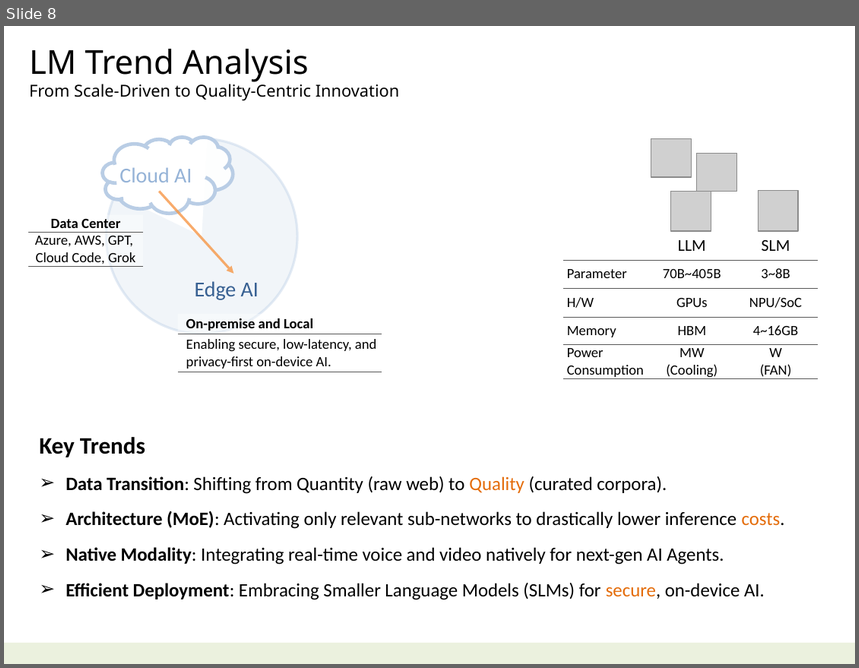
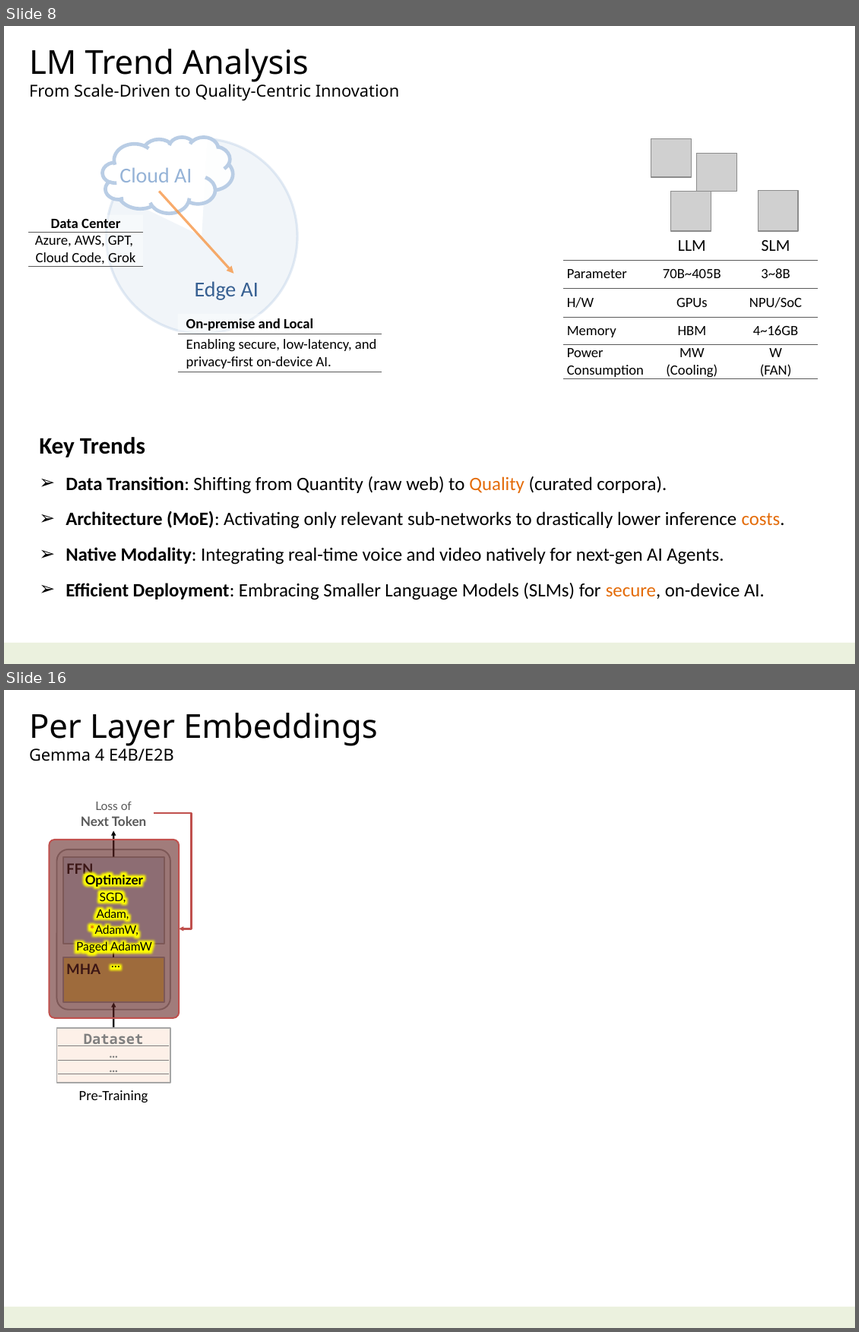
Before and after one commit to navibator/crazy-ai, a slide deck: ai-gemma.pptx. Shown one above the other, each under a label of ours: slide 8 before the commit, slides 8 and 16 after it; the slides between them are not shown. The pictures are 859x668 and 859x1332 pixels, drawn with LibreOffice and Linux fonts; fonts in the diff are those of the drawing; grey boxes stand for pictures. Boxes give left, top, right and bottom in pixels: in the first picture for what was removed or moved away, otherwise in the second. Text is boxed around its words. In the diff, an @@ line names an element or a change of style, - is before the commit and + after.

```diff
--- a/ai-gemma.pptx
+++ b/ai-gemma.pptx
@@ slide 16 added at (4,690,855,1328), background #FFFFFF; not listed: 1 template element that a slide beside it also shows @@
@@ text added at (29,713,377,761), 28 pt, text #000000 @@
+Per Layer Embeddings
+Gemma 4 E4B/E2B
@@ text added at (81,801,147,826), 11 pt, text #595959, bold @@
+Loss of
+Next Token
@@ elbow arrow added from (154, 812) to (180, 929), #C0504D 1.5 pt @@
@@ rounded rectangle added at (49,840,180,1018), fill #632523 at 60% opacity, outline #C0504D 1.25 pt @@
@@ rounded rectangle added at (56,849,170,1009), fill #DDDDDD at 40% opacity, outline #A6A6A6 1.25 pt @@
@@ arrow added from (113, 857) to (113, 831), #000000 1.5 pt @@
@@ rectangle added at (63,857,164,944), fill #B7C9E7 at 60% opacity, outline #A6A6A6 1.25 pt, 12 pt, text #000000, bold @@
+FFN
@@ text added at (76,873,152,954), 10 pt, text #000000 @@
+Optimizer
+SGD,
+Adam,
+*AdamW,
+Paged AdamW
+…
@@ rectangle added at (63,958,164,1002), fill #FEC203 at 60% opacity, outline #A6A6A6 1.25 pt, 12 pt, text #000000, bold @@
+MHA
@@ arrow added from (113, 958) to (113, 945), #000000 1.5 pt @@
@@ arrow added from (113, 1028) to (113, 1002), #000000 1.5 pt @@
@@ rectangle added at (56,1028,170,1082), fill #FDE7DA at 60% opacity, outline #A6A6A6 1.25 pt, 12 pt, text #808080, bold, underline @@
+Dataset
+…
+…
@@ text added at (79,1091,148,1103), 12 pt, text #000000 @@
+Pre-Training
```
Also in this commit, not shown: 5 slides changed, 2 other slides added, 4 slides removed, 1 other file.
